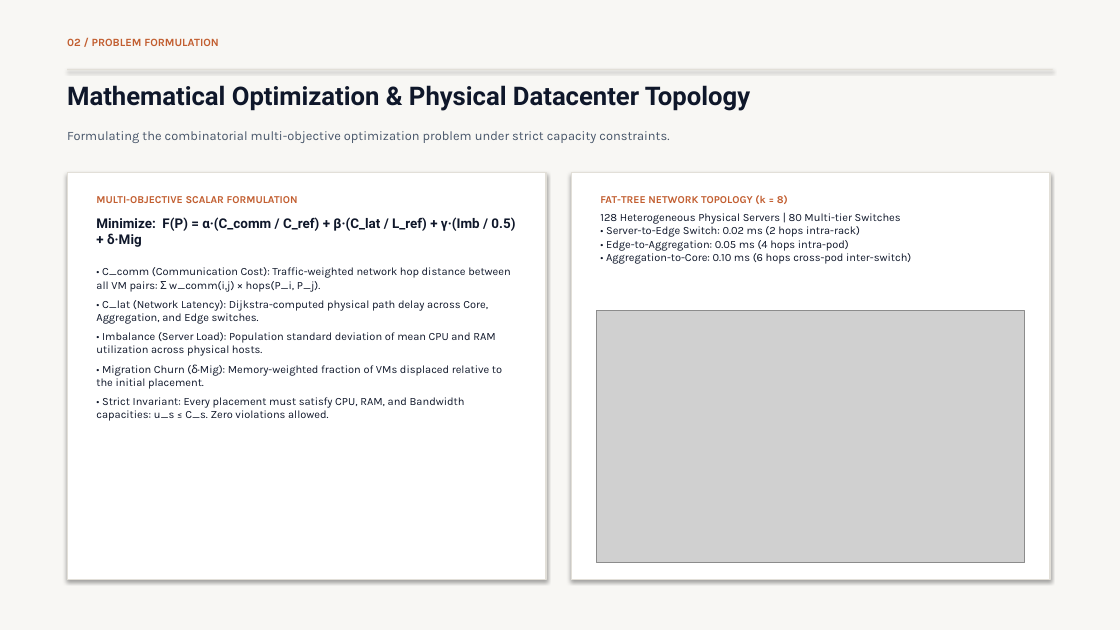
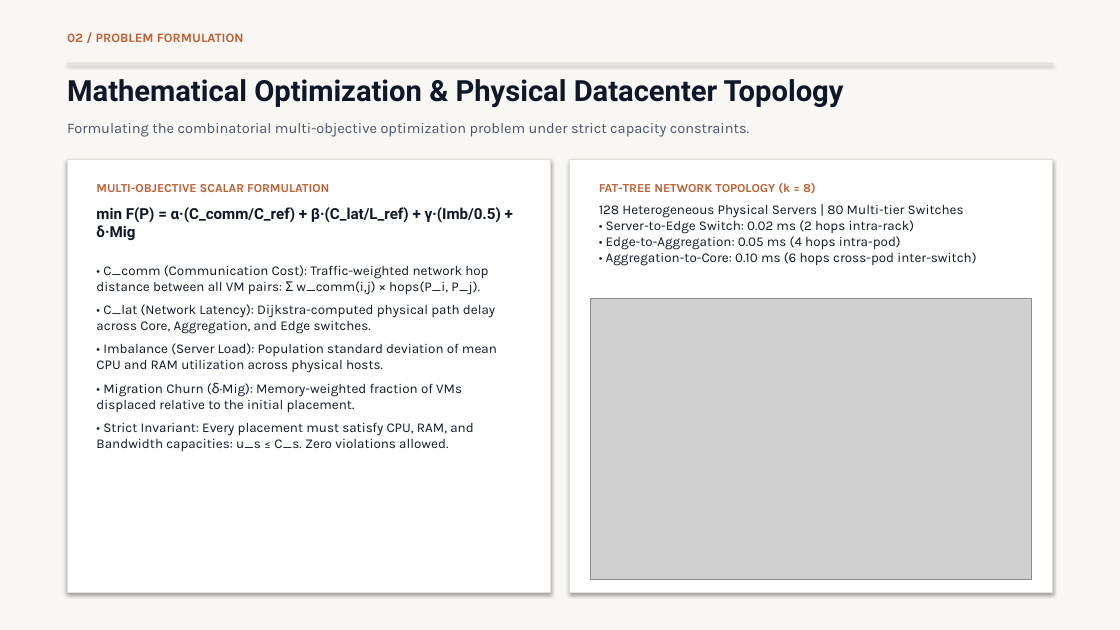
Before and after one commit to moparthipranav/CloudComputingProject, a slide deck: slide 3 of VM_Placement_Optimization_Presentation.pptx. Drawn at 1120x630 pixels with LibreOffice and Linux fonts; fonts in the diff are those of the drawing; grey boxes stand for pictures. Boxes give left, top, right and bottom in pixels: in the first picture for what was removed or moved away, otherwise in the second. Text is boxed around its words. In the diff, an @@ line names an element or a change of style, - is before the commit and + after.

Commit message:
Update presentation: increase font sizes, fill slide canvas, remove lead investigator on title slide

```diff
--- a/VM_Placement_Optimization_Presentation.pptx
+++ b/VM_Placement_Optimization_Presentation.pptx
@@ text "02 / PROBLEM FORMULATION" at bbox=[67, 33, 244, 42]: size 9.5 to 11 pt @@
@@ text "Mathematical Optimization & Physical Datacenter ..." at bbox=[67, 79, 844, 108]: size 22 to 25 pt @@
@@ rectangle: place and size @@
-rectangle at bbox=[67, 69, 1053, 70]
+rectangle at bbox=[67, 63, 1053, 64]
@@ text "Formulating the combinatorial multi-objective optimization ...": place and size @@
-text "Formulating the combinatorial multi-objective optimization ..." at bbox=[67, 131, 669, 143]
+text "Formulating the combinatorial multi-objective optimization ..." at bbox=[67, 123, 750, 137]
@@ text "Formulating the combinatorial multi-objective optimization ..." at bbox=[67, 123, 750, 137]: size 11 to 12.5 pt @@
@@ rectangle: place and size @@
-rectangle at bbox=[67, 172, 546, 580]
+rectangle at bbox=[67, 160, 550, 592]
@@ text "MULTI-OBJECTIVE SCALAR FORMULATION": place and size @@
-text "MULTI-OBJECTIVE SCALAR FORMULATION" at bbox=[96, 196, 515, 421]
+text "MULTI-OBJECTIVE SCALAR FORMULATION" at bbox=[96, 184, 501, 451]
@@ rectangle: place and size @@
-rectangle at bbox=[571, 172, 1050, 580]
+rectangle at bbox=[570, 160, 1053, 592]
@@ text "FAT-TREE NETWORK TOPOLOGY (k = ...": place and size @@
-text "FAT-TREE NETWORK TOPOLOGY (k = ..." at bbox=[600, 195, 911, 264]
+text "FAT-TREE NETWORK TOPOLOGY (k = ..." at bbox=[599, 183, 976, 266]
@@ text "FAT-TREE NETWORK TOPOLOGY (k = ..." at bbox=[599, 183, 976, 266]: size 9 to 10.5 pt in "FAT-TREE NETWORK TOPOLOGY (k = 8)"; size 9.5 to 11.5 pt in "128 Heterogeneous Physical Servers | 80 Multi-tier ..."; more space between paragraphs @@
@@ text at bbox=[96, 207, 501, 240]: text changed; size 11.5 to 13 pt @@
-Minimize: F(P) = α·(C_comm / C_ref) + β·(C_lat / L_ref) + γ·(Imb / 0.5) + δ·Mig
+min F(P) = α·(C_comm/C_ref) + β·(C_lat/L_ref) + γ·(Imb/0.5) + δ·Mig
@@ text at bbox=[96, 184, 497, 451]: size 9 to 10.5 pt in "MULTI-OBJECTIVE SCALAR FORMULATION"; size 9.5 to 11.5 pt in "• C_comm (Communication Cost): Traffic-weighted network hop ...", "• C_lat (Network Latency): Dijkstra-computed physical path ...", "• Imbalance (Server Load): Population standard deviation ...", "• Migration Churn (δ·Mig): Memory-weighted fraction of ..." and 1 more places; more space between paragraphs @@
@@ picture: place and size @@
-picture at bbox=[597, 311, 1025, 563]
+picture at bbox=[591, 298, 1032, 580]
```
Also in this commit, not shown: 11 other slides changed, 3 other files.
